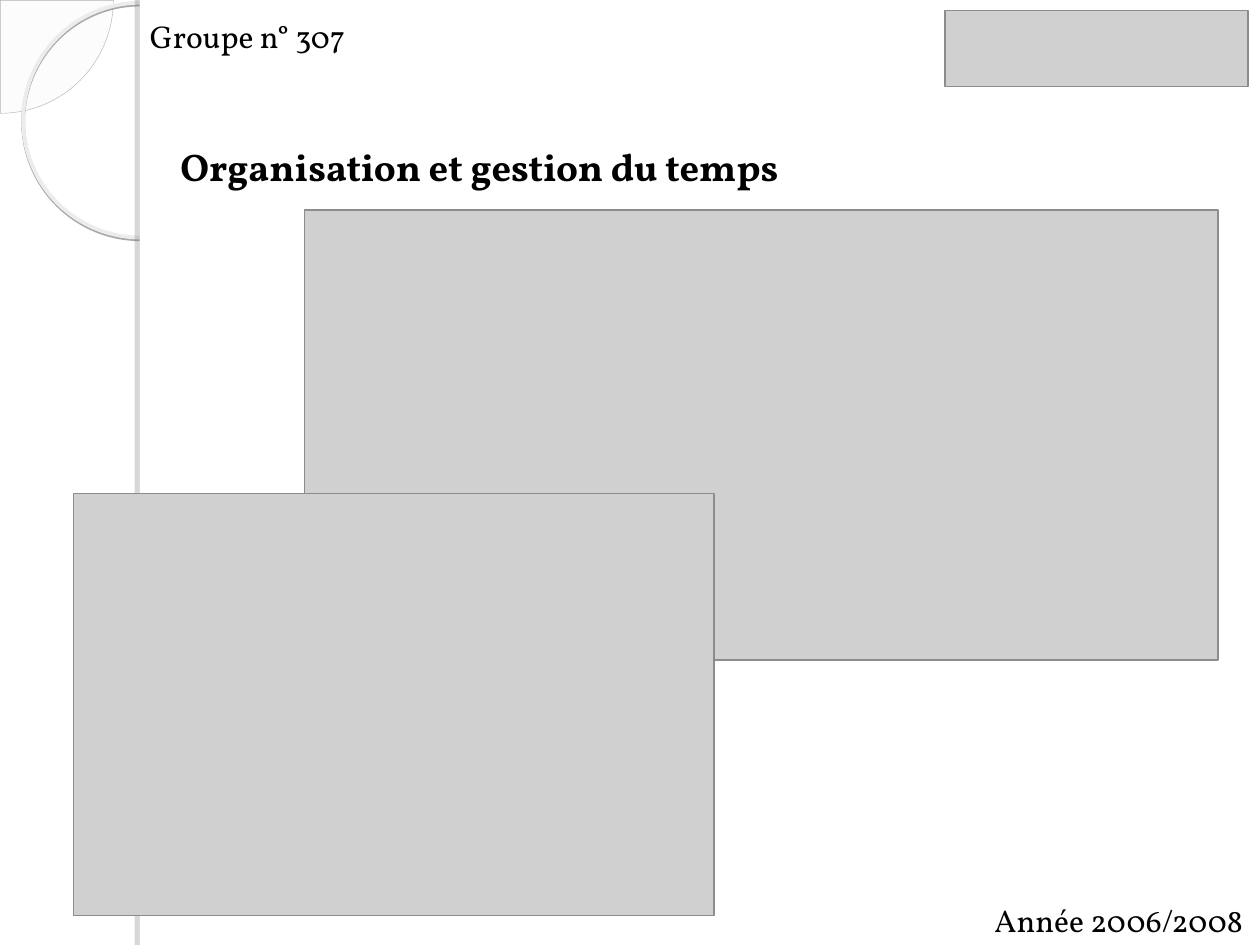
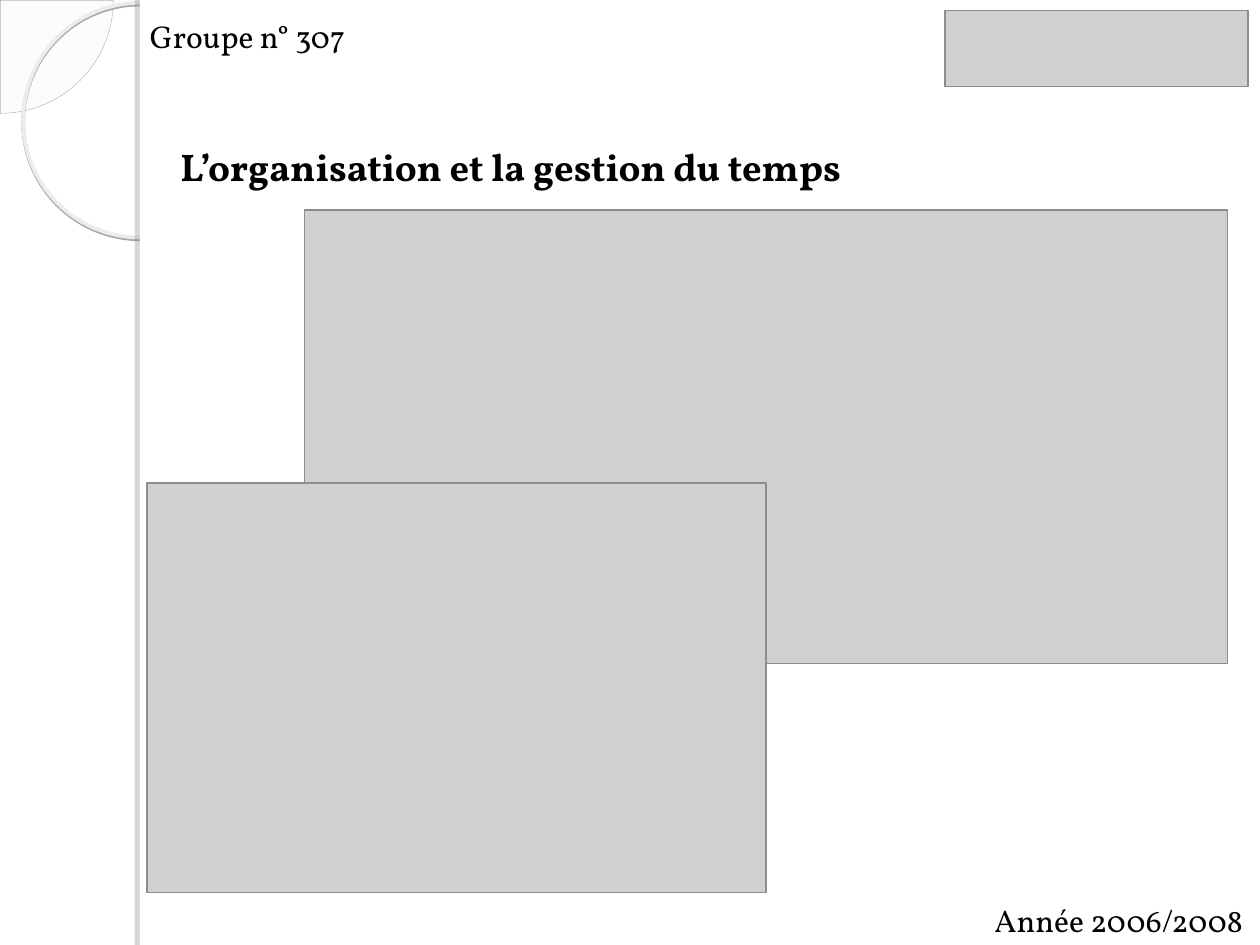
Before and after one commit to itsChris/abyss-project, a slide deck: slide 5 of ABYSS/doc/soutenance skar.ppt. Drawn at 1260x945 pixels with LibreOffice and Linux fonts; fonts in the diff are those of the drawing; grey boxes stand for pictures; background and template pictures are left out. Boxes give left, top, right and bottom in pixels: in the first picture for what was removed or moved away, otherwise in the second. Text is boxed around its words. In the diff, an @@ line names an element or a change of style, - is before the commit and + after.

```diff
--- a/ABYSS/doc/soutenance skar.ppt
+++ b/ABYSS/doc/soutenance skar.ppt
@@ text at box(180, 153, 841, 191): text changed @@
-Organisation et gestion du temps
+L’organisation et la gestion du temps
@@ picture: place and size @@
-picture at box(305, 210, 1218, 660)
+picture at box(305, 210, 1227, 664)
@@ picture: place and size @@
-picture at box(73, 494, 713, 916)
+picture at box(147, 483, 766, 892)
```
Also in this commit, not shown: 1 other slide changed, 3 slides removed.
